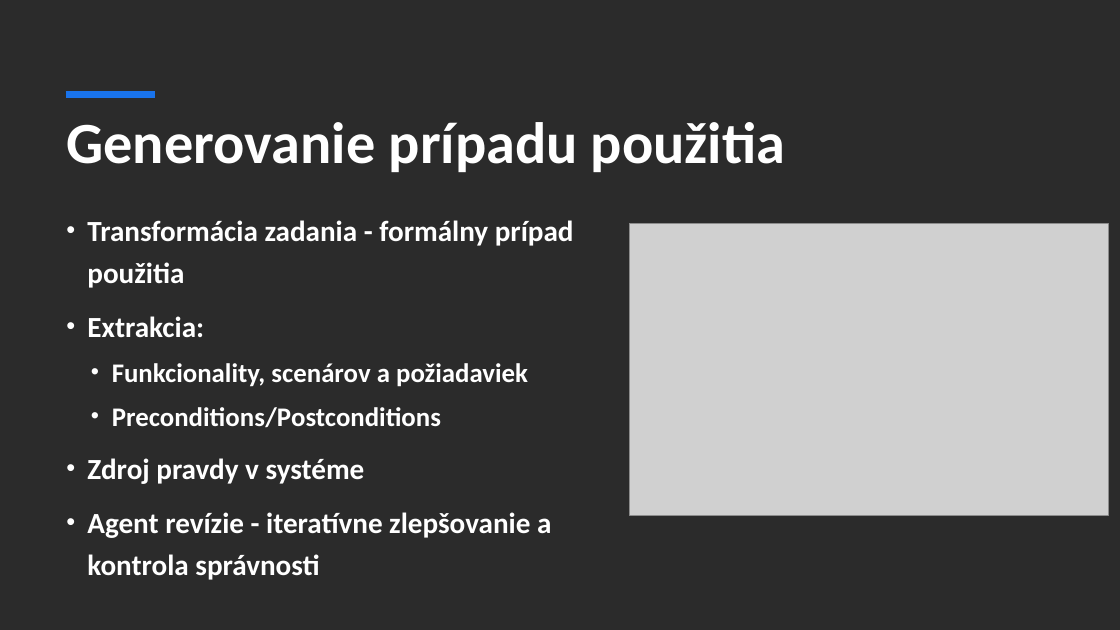
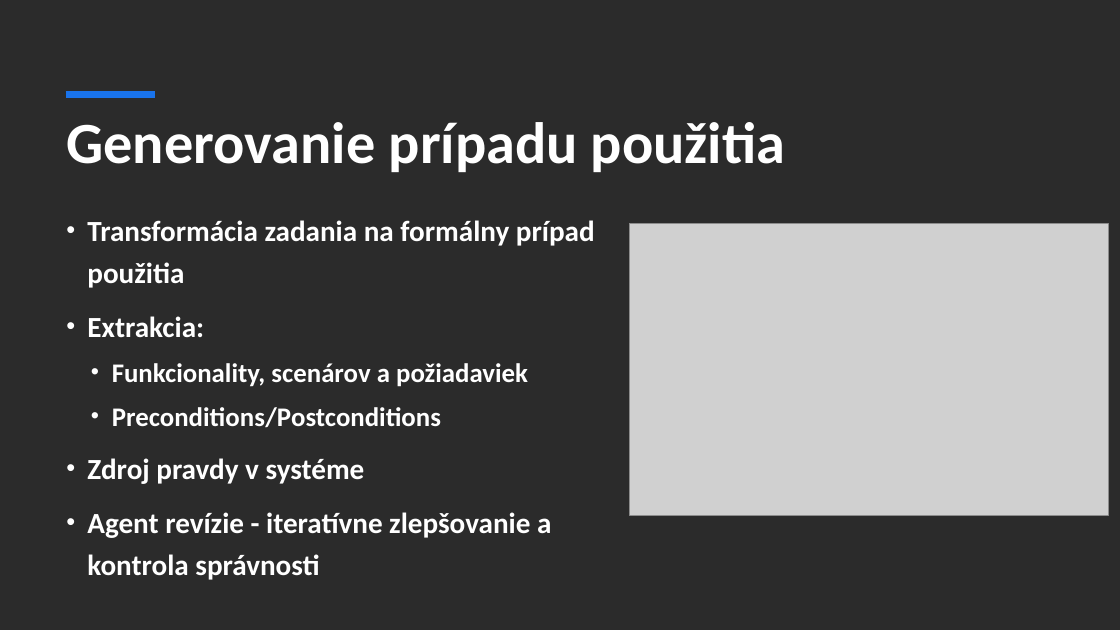
Before and after one commit to SamSok31/bakalarska-praca, a slide deck: slide 3 of files/prezentacia_2.pptx. Drawn at 1120x630 pixels with LibreOffice and Linux fonts; fonts in the diff are those of the drawing; grey boxes stand for pictures; background and template pictures are left out; a plain dark background stands for a picture behind light text. Boxes give left, top, right and bottom in pixels: in the first picture for what was removed or moved away, otherwise in the second. Text is boxed around its words. In the diff, an @@ line names an element or a change of style, - is before the commit and + after.

```diff
--- a/files/prezentacia_2.pptx
+++ b/files/prezentacia_2.pptx
@@ text at <box>87,220,595,288</box>: text changed @@
-• Transformácia zadania - formálny prípad použitia
+• Transformácia zadania na formálny prípad použitia
```
Also in this commit, not shown: 1 other slide changed.
